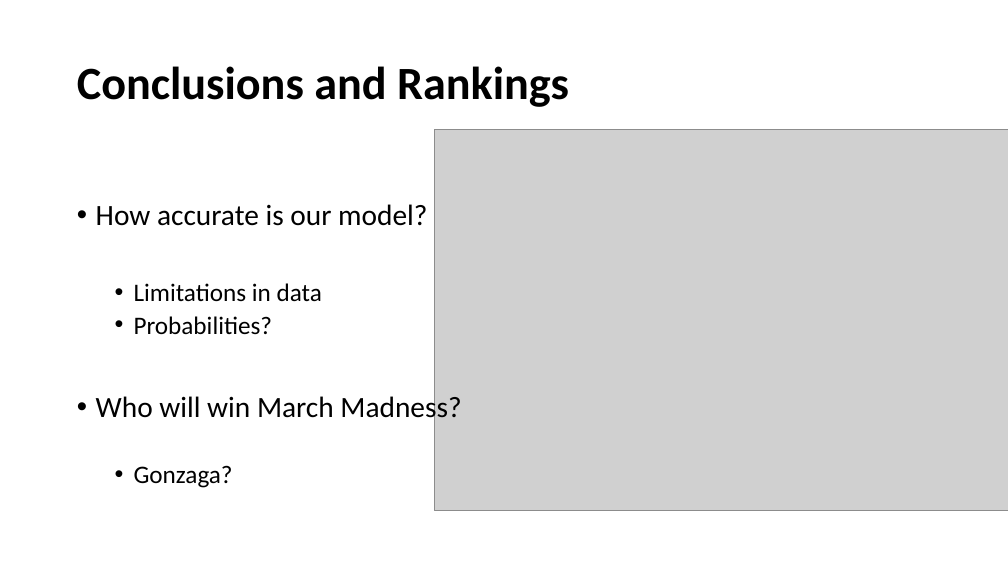
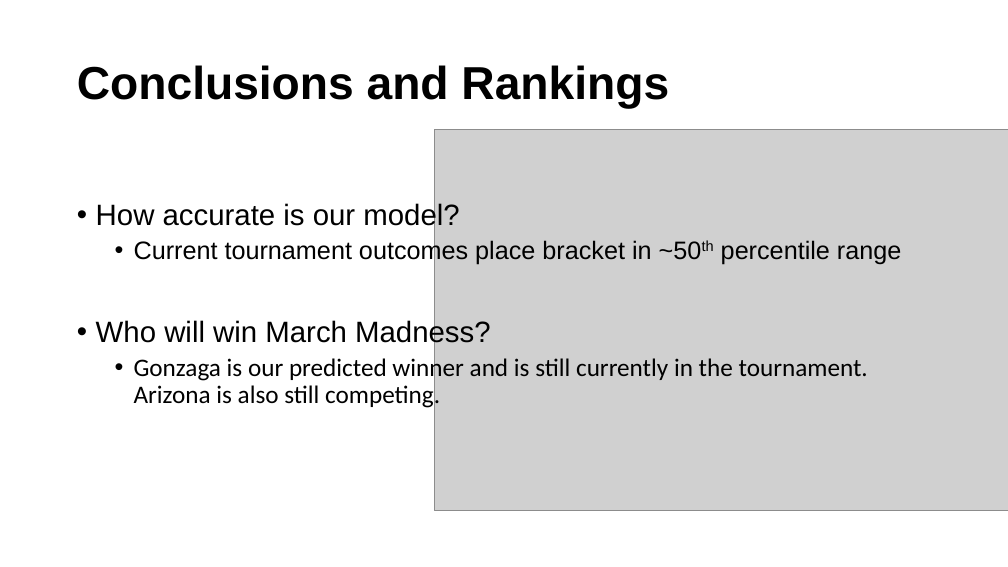
Before and after one commit to afifmazhar/ncaa_rankings, a slide deck: slide 6 of Visual/draft_presentation.pptx (slide 4 before the commit). Drawn at 1008x567 pixels with LibreOffice and Linux fonts; fonts in the diff are those of the drawing; grey boxes stand for pictures. Boxes give left, top, right and bottom in pixels: in the first picture for what was removed or moved away, otherwise in the second. Text is boxed around its words. In the diff, an @@ line names an element or a change of style, - is before the commit and + after.

```diff
--- a/Visual/draft_presentation.pptx
+++ b/Visual/draft_presentation.pptx
@@ title "Conclusions and Rankings" at box(77, 65, 669, 109): font Calibri to Arial @@
@@ text at box(96, 202, 491, 348): font Calibri to Arial in "How accurate is our model?", "Who will win March Madness?" @@
@@ text at box(134, 238, 901, 264): text changed; font Calibri to Arial @@
-  • Limitations in data
-  • Probabilities?
+  • Current tournament outcomes place bracket in ~50th percentile range
@@ text at box(134, 355, 868, 409): text changed @@
-  • Gonzaga?
+  • Gonzaga is our predicted winner and is still currently in the tournament. Arizona is also still competing.
```
Also in this commit, not shown: 4 other slides changed, 2 slides added.
